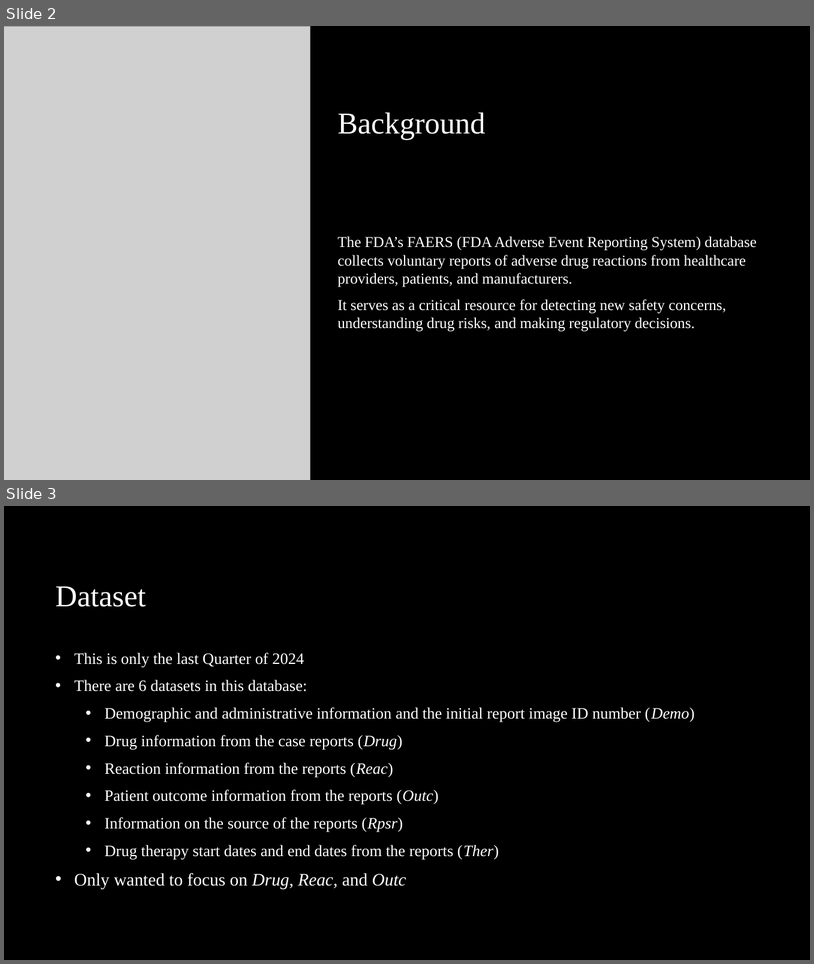
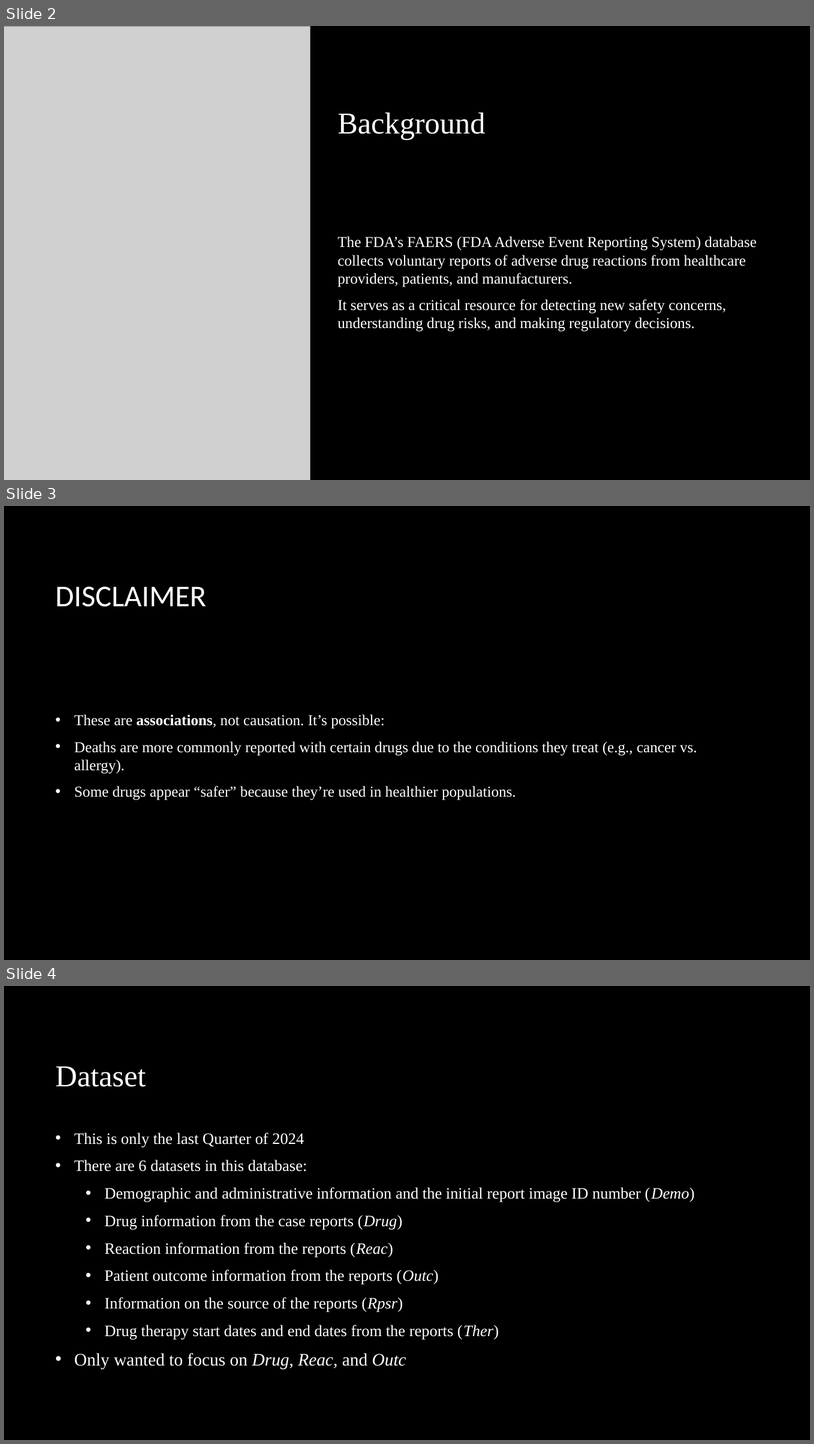
Before and after one commit to Rahmasemma/Data-400-final-project, a slide deck: FDA Adverse Reactions Final.pptx. Shown one above the other, each under a label of ours: slides 2 and 3 before the commit, slides 2, 3 and 4 after it. The pictures are 814x964 and 814x1444 pixels, drawn with LibreOffice and Linux fonts; fonts in the diff are those of the drawing; grey boxes stand for pictures; background and template pictures are left out. Boxes give left, top, right and bottom in pixels: in the first picture for what was removed or moved away, otherwise in the second. Text is boxed around its words. In the diff, an @@ line names an element or a change of style, - is before the commit and + after.

```diff
--- a/FDA Adverse Reactions Final.pptx
+++ b/FDA Adverse Reactions Final.pptx
@@ slide 3 added at (x1=4, y1=506, x2=810, y2=960), background picture (left out) @@
@@ title added at (x1=56, y1=586, x2=207, y2=607), 36 pt, text #FFFFFF @@
+DISCLAIMER
@@ text added at (x1=74, y1=714, x2=698, y2=800), 18 pt, text #FFFFFF @@
+• These are associations, not causation. It’s possible:
+• Deaths are more commonly reported with certain drugs due to the conditions they treat (e.g., cancer vs. allergy).
+• Some drugs appear “safer” because they’re used in healthier populations.
@@ what was slide 3 is now slide 4 @@
```
Also in this commit, not shown: 1 slide changed.
